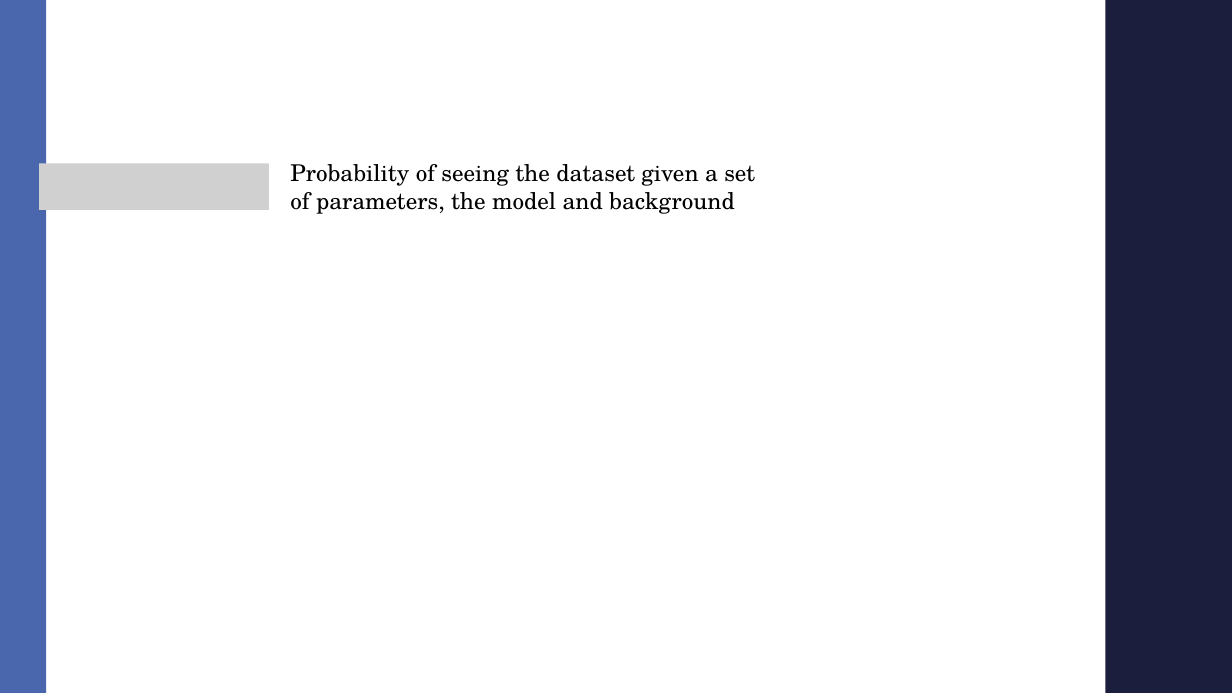
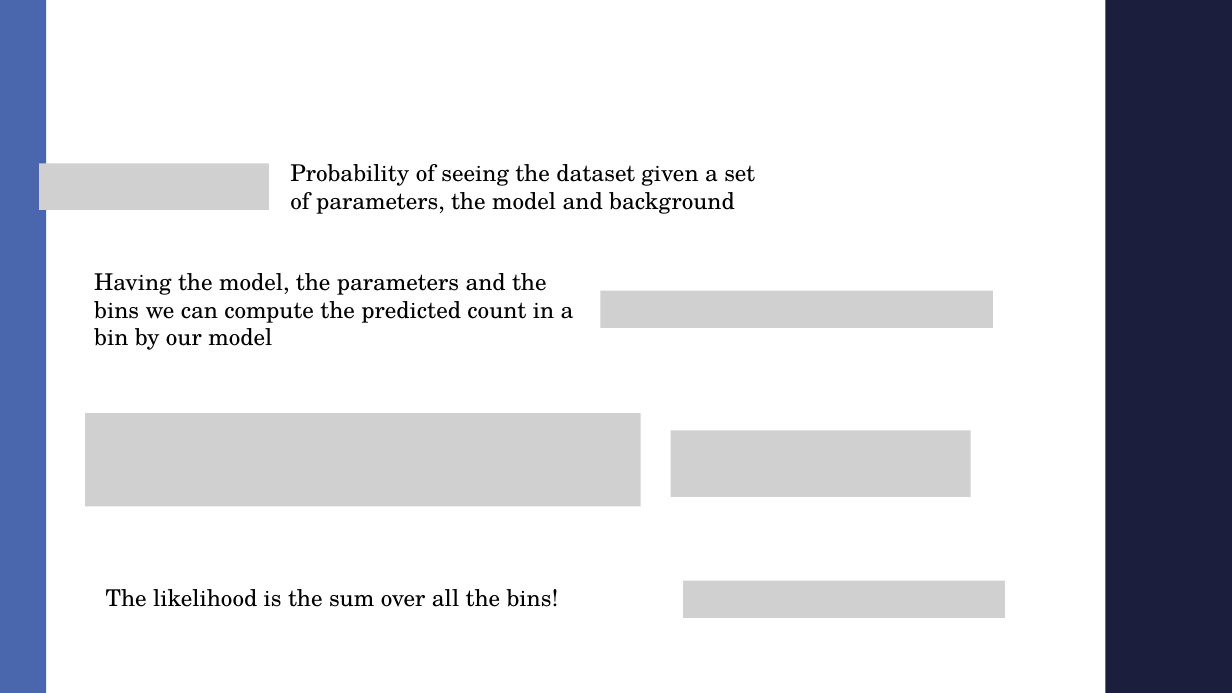
Before and after one commit to AndreaMarcone01/Bayesian_exam, a slide deck: slide 8 of Seminar.pptx. Drawn at 1232x693 pixels with LibreOffice and Linux fonts; fonts in the diff are those of the drawing; grey boxes stand for pictures; background and template pictures are left out. Boxes give left, top, right and bottom in pixels: in the first picture for what was removed or moved away, otherwise in the second. Text is boxed around its words. In the diff, an @@ line names an element or a change of style, - is before the commit and + after.

```diff
--- a/Seminar.pptx
+++ b/Seminar.pptx
@@ text added at (x1=94, y1=273, x2=574, y2=350), 18 pt, text #000000 @@
+Having the model, the parameters and the bins we can compute the predicted count in a bin by our model
@@ picture added at (x1=601, y1=291, x2=994, y2=328) @@
@@ picture added at (x1=85, y1=413, x2=640, y2=506) @@
@@ picture added at (x1=671, y1=431, x2=971, y2=497) @@
@@ text added at (x1=106, y1=589, x2=559, y2=607), 18 pt, text #000000 @@
+The likelihood is the sum over all the bins!
@@ picture added at (x1=683, y1=581, x2=1005, y2=618) @@
```
Also in this commit, not shown: 1 other slide changed, 5 slides added, 1 slide removed, 16 other files.
